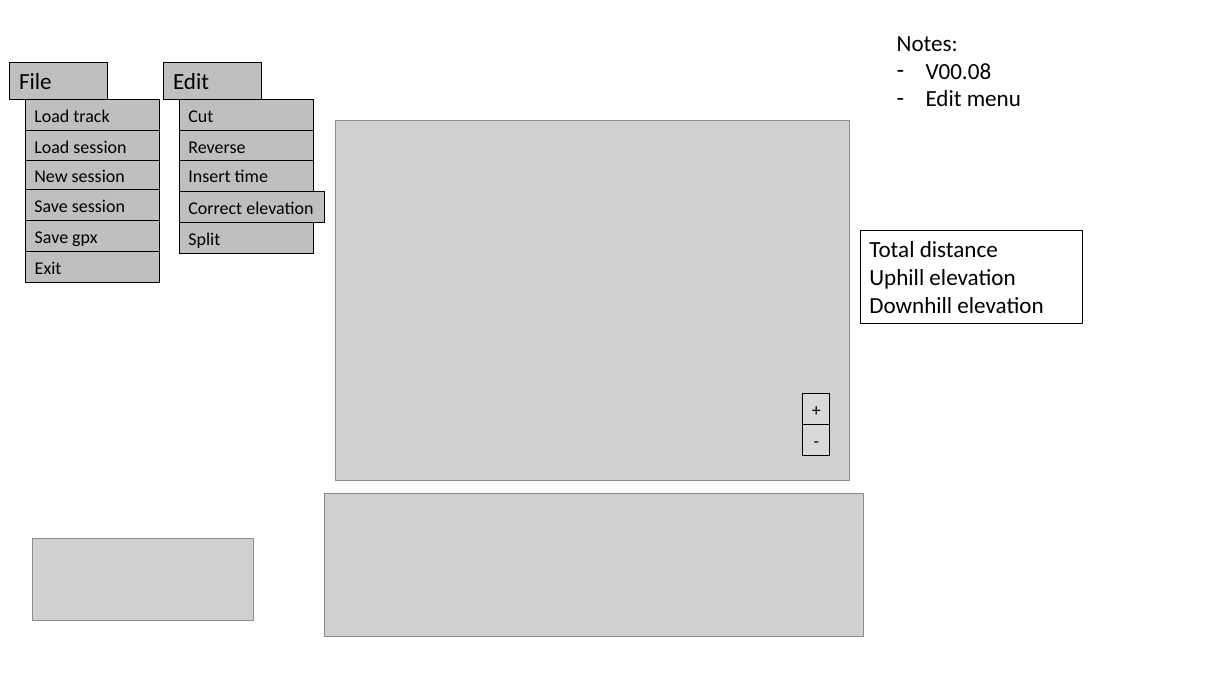
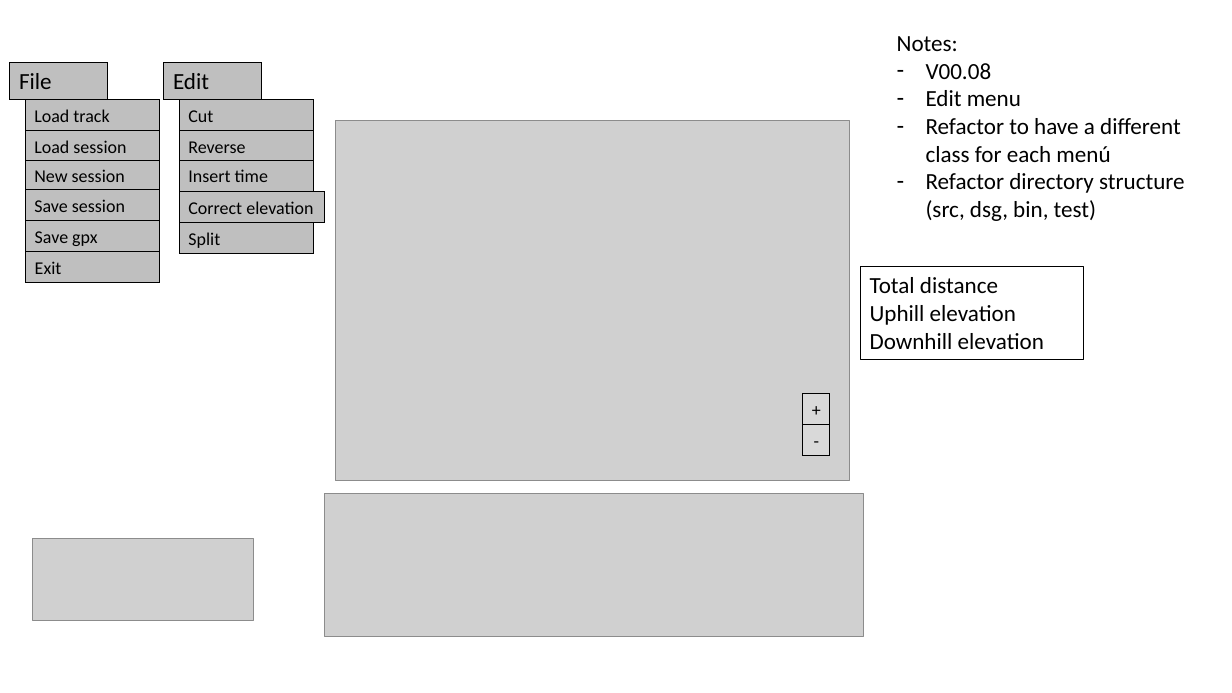
Before and after one commit to TrackEditor/TrackEditor, a slide deck: slide 10 of gui_design.pptx. Drawn at 1232x693 pixels with LibreOffice and Linux fonts; fonts in the diff are those of the drawing; grey boxes stand for pictures. Boxes give left, top, right and bottom in pixels: in the first picture for what was removed or moved away, otherwise in the second. Text is boxed around its words. In the diff, an @@ line names an element or a change of style, - is before the commit and + after.

Commit message:
Update v0.8

```diff
--- a/gui_design.pptx
+++ b/gui_design.pptx
@@ text at box(926, 118, 1184, 221): paragraphs added @@
+– Refactor to have a different class for each menú
+– Refactor directory structure (src, dsg, bin, test)
@@ rectangle "Total distance": place and size @@
-rectangle "Total distance" at box(860, 230, 1083, 323)
+rectangle "Total distance" at box(860, 266, 1083, 360)
```
Also in this commit, not shown: 2 other slides changed.
